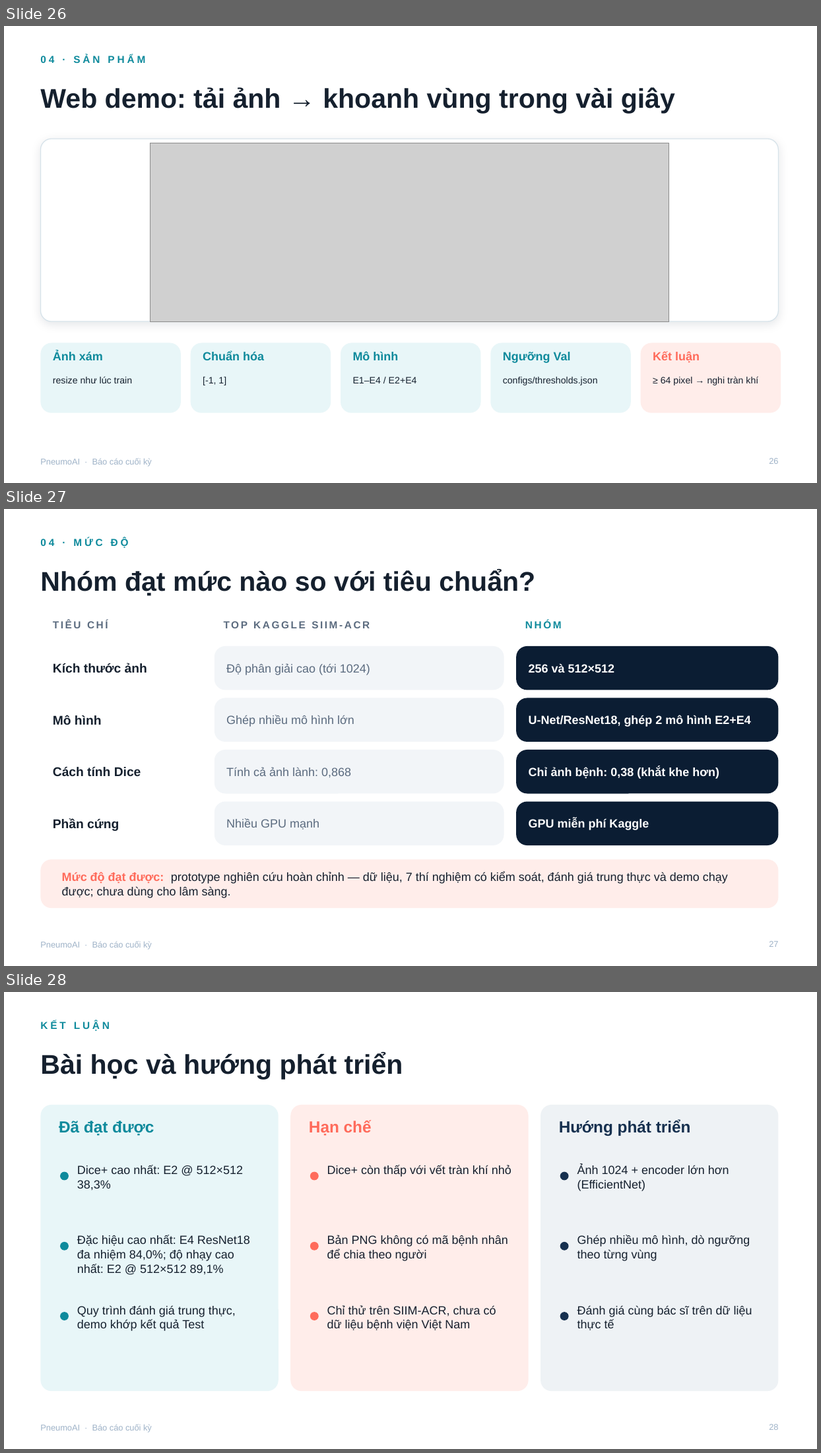
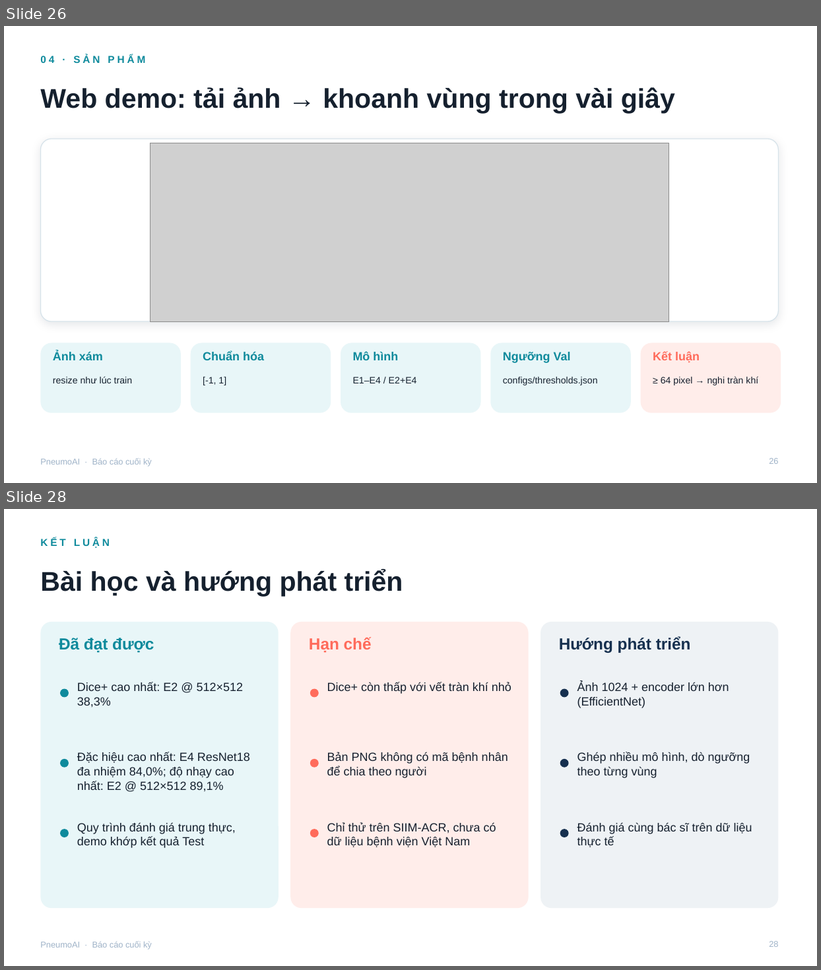
Before and after one commit to hungt58/pneumothorax-detection, a slide deck: docs/PneumoAI_Bao_Cao_Cuoi_Ky.pptx. Shown one above the other, each under a label of ours: slides 26, 27 and 28 before the commit, slides 26 and 28 after it; the slides between them are not shown. The pictures are 821x1453 and 821x970 pixels, drawn with LibreOffice and Linux fonts; fonts in the diff are those of the drawing; grey boxes stand for pictures. Boxes give left, top, right and bottom in pixels: in the first picture for what was removed or moved away, otherwise in the second. Text is boxed around its words. In the diff, an @@ line names an element or a change of style, - is before the commit and + after.

Commit message:
Ket qua benchmark kieu Kaggle (E4 0.800), cap nhat bao cao, slide, README

```diff
--- a/docs/PneumoAI_Bao_Cao_Cuoi_Ky.pptx
+++ b/docs/PneumoAI_Bao_Cao_Cuoi_Ky.pptx
@@ slide 27 removed at box(4, 509, 817, 966), background #FFFFFF; not listed: 1 template element that a slide beside it also shows @@
@@ text removed at box(40, 538, 129, 548) @@
-04 · MỨC ĐỘ
@@ text removed at box(40, 570, 535, 596) @@
-Nhóm đạt mức nào so với tiêu chuẩn?
@@ text removed at box(53, 621, 108, 628) @@
-TIÊU CHÍ
@@ text removed at box(224, 621, 370, 628) @@
-TOP KAGGLE SIIM-ACR
@@ text removed at box(525, 621, 562, 628) @@
-NHÓM
@@ rounded rectangle removed at box(215, 646, 504, 690) @@
@@ rounded rectangle removed at box(516, 646, 779, 690) @@
@@ text removed at box(53, 663, 147, 673) @@
-Kích thước ảnh
@@ text removed at box(226, 663, 370, 675) @@
-Độ phân giải cao (tới 1024)
@@ text removed at box(529, 663, 615, 673) @@
-256 và 512×512
@@ rounded rectangle removed at box(215, 698, 504, 742) @@
@@ rounded rectangle removed at box(516, 698, 779, 742) @@
@@ text removed at box(53, 715, 102, 725) @@
-Mô hình
@@ text removed at box(226, 716, 354, 727) @@
-Ghép nhiều mô hình lớn
@@ text removed at box(529, 716, 750, 727) @@
-U-Net/ResNet18, ghép 2 mô hình E2+E4
@@ rounded rectangle removed at box(215, 750, 504, 794) @@
@@ rounded rectangle removed at box(516, 750, 779, 794) @@
@@ text removed at box(53, 767, 141, 776) @@
-Cách tính Dice
@@ text removed at box(226, 767, 351, 778) @@
-Tính cả ảnh lành: 0,868
@@ text removed at box(529, 767, 719, 779) @@
-Chỉ ảnh bệnh: 0,38 (khắt khe hơn)
@@ rounded rectangle removed at box(215, 802, 504, 846) @@
@@ rounded rectangle removed at box(516, 802, 779, 846) @@
@@ text removed at box(53, 819, 119, 831) @@
-Phần cứng
@@ text removed at box(226, 819, 319, 830) @@
-Nhiều GPU mạnh
@@ text removed at box(529, 819, 649, 830) @@
-GPU miễn phí Kaggle
@@ rounded rectangle removed at box(40, 859, 779, 908) @@
@@ text removed at box(62, 872, 728, 898) @@
-Mức độ đạt được: prototype nghiên cứu hoàn chỉnh — dữ liệu, 7 thí nghiệm có kiểm soát, đánh giá trung thực và demo chạy được; chưa dùng cho lâm sàng.
@@ page number removed at box(769, 941, 778, 947) @@
-27
```
Also in this commit, not shown: 1 slide added, 5 other files.
